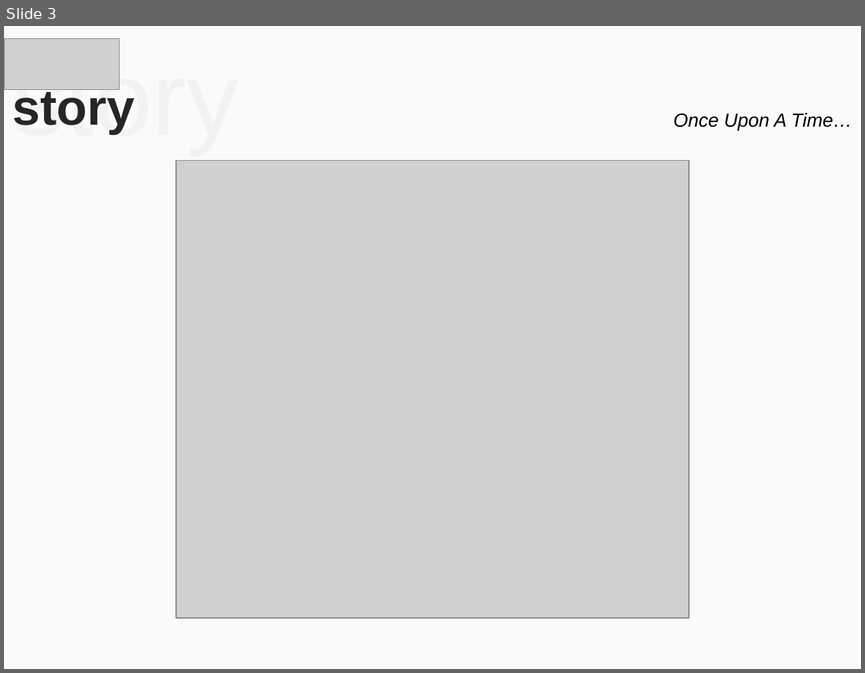
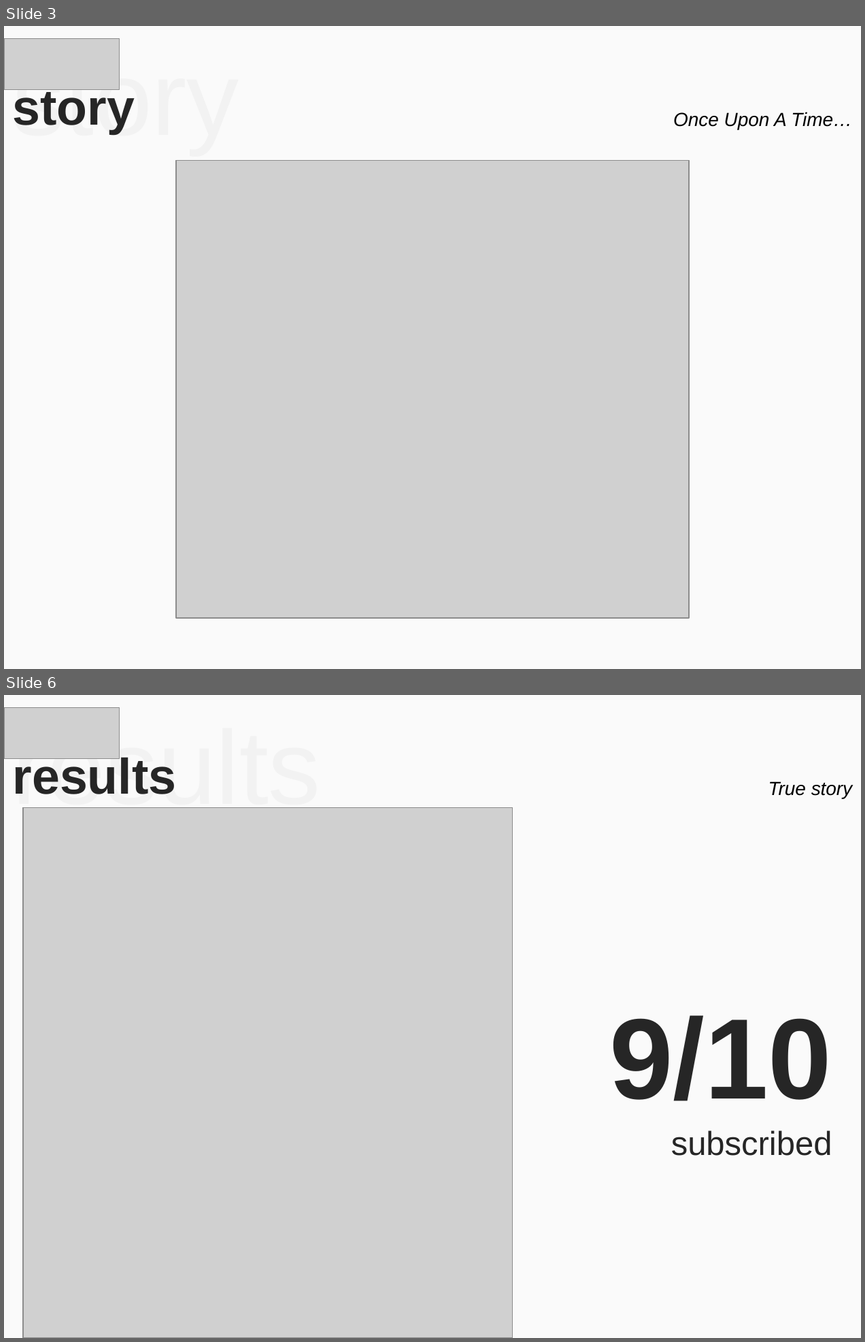
Before and after one commit to mohitmamoria/horntell-unpluggd-deck, a slide deck: Horntell - Unpluggd.pptx. Shown one above the other, each under a label of ours: slide 3 before the commit, slides 3 and 6 after it; the slides between them are not shown. The pictures are 865x673 and 865x1342 pixels, drawn with LibreOffice and Linux fonts; fonts in the diff are those of the drawing; grey boxes stand for pictures. Boxes give left, top, right and bottom in pixels: in the first picture for what was removed or moved away, otherwise in the second. Text is boxed around its words. In the diff, an @@ line names an element or a change of style, - is before the commit and + after.

```diff
--- a/Horntell - Unpluggd.pptx
+++ b/Horntell - Unpluggd.pptx
@@ slide 6 added at [4, 695, 861, 1338], background #FAFAFA @@
@@ picture added at [4, 708, 119, 759] @@
@@ text added at [12, 721, 320, 823], 88 pt, text #F2F2F2 @@
+results
@@ title added at [13, 754, 177, 794], 42 pt, text #262626, bold @@
+results
@@ text added at [768, 781, 852, 799], 16 pt, text #000000, italic @@
+True story
@@ picture added at [23, 808, 512, 1338] @@
@@ text added at [609, 1015, 832, 1155], 28 pt, text #262626 @@
+9/10
+subscribed
```
Also in this commit, not shown: 1 slide changed, 11 other slides added, 7 slides removed, 9 other files.
